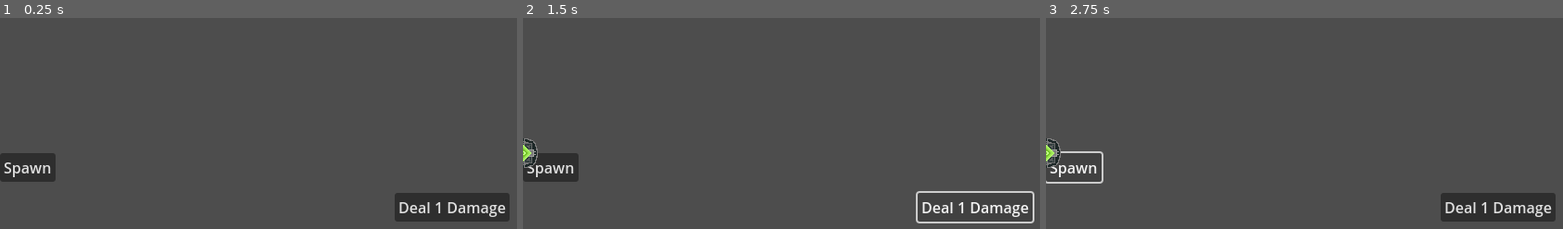
Above: before the commit, frames 1-3 (left to right).
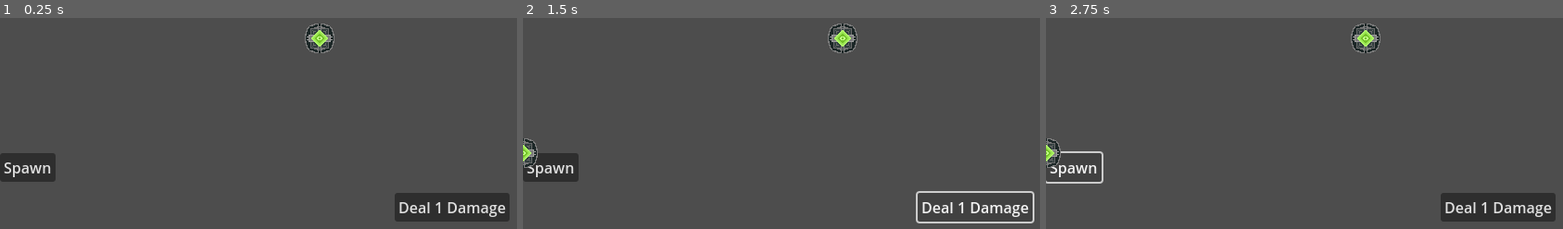
Above: after the commit, the same moments.

Repository: ourin00/DuosTomasinos-Game
Game: Godot game, scene res://Scenes/First_Level.tscn
Same seed, same stepped clock (60 frames per second), same inputs: the game is played once before the commit and once after it.
Inputs:
- Up to frame 1 (0.25 s): no input
- Up to frame 2 (1.5 s): click "Spawn" at 0.5 s; click "Deal 1 Damage" at 1.25 s
- Up to frame 3 (2.75 s): click "Spawn" at 2 s

The runs differ from the first frame. In frame 1, 0.7% of the frame differs, in the area x 58-65%, y 2-17%; in frame 2, 0.7%; in frame 3, 0.7%.
Error in both runs: Invalid call. Nonexistent function 'take_damage' in base 'Nil'. (res://Scripts/hand.gd:13)

Commit message:
Expanding tower logic
added dragging

Diff:
--- a/towerdefensedt/Scenes/First_Level.tscn
+++ b/towerdefensedt/Scenes/First_Level.tscn
@@ -1,5 +1,6 @@
-[gd_scene load_steps=2 format=3 uid="uid://cbfsm1bcd6vmo"]
+[gd_scene load_steps=3 format=3 uid="uid://cbfsm1bcd6vmo"]
 
+[ext_resource type="PackedScene" uid="uid://dnx035wwj1hnn" path="res://Scenes/tower.tscn" id="2_jja7s"]
 [ext_resource type="Script" uid="uid://dlisxiu1svfrl" path="res://Scripts/hand.gd" id="3_vxpd3"]
 
 [node name="Main" type="Node2D"]
@@ -29,5 +30,8 @@
 
 [node name="Enemy" type="Node2D" parent="."]
 
+[node name="Tower" parent="." instance=ExtResource("2_jja7s")]
+position = Vector2(345, 136)
+
 [connection signal="pressed" from="CanvasLayer/Container/Button" to="CanvasLayer/Container" method="_on_button_pressed"]
 [connection signal="pressed" from="CanvasLayer/Button2" to="CanvasLayer/Container" method="_on_button_2_pressed"]
--- a/towerdefensedt/Scenes/tower.tscn
+++ b/towerdefensedt/Scenes/tower.tscn
@@ -1,8 +1,12 @@
-[gd_scene load_steps=6 format=3 uid="uid://dnx035wwj1hnn"]
+[gd_scene load_steps=10 format=3 uid="uid://dnx035wwj1hnn"]
 
 [ext_resource type="Script" uid="uid://bxpvc0s5snbqo" path="res://Scripts/tower.gd" id="1_mh5eo"]
 [ext_resource type="Texture2D" uid="uid://264fy11vch40" path="res://Art/Crystal_turret.png" id="2_mh5eo"]
-[ext_resource type="Resource" uid="uid://b6hxhsrcnv67t" path="res://Tower_Stats.tres" id="2_tghyl"]
+[ext_resource type="Script" uid="uid://b8o7jtspj3i1t" path="res://Scripts/States/tower_state_machine.gd" id="4_ou3m2"]
+[ext_resource type="Script" uid="uid://cop7vhlma6th0" path="res://Scripts/States/clicked.gd" id="5_81kva"]
+[ext_resource type="Script" uid="uid://lhrsyi3ufrfm" path="res://Scripts/States/idle.gd" id="5_mxwle"]
+[ext_resource type="Script" uid="uid://dws3n3o17cfop" path="res://Scripts/States/dragging.gd" id="6_mxwle"]
+[ext_resource type="Script" uid="uid://imq1x3uwwgv2" path="res://Scripts/States/released.gd" id="7_oh166"]
 
 [sub_resource type="RectangleShape2D" id="RectangleShape2D_y1ijq"]
 size = Vector2(32, 32)
@@ -12,7 +16,6 @@
 
 [node name="Tower" type="Node2D"]
 script = ExtResource("1_mh5eo")
-tower = ExtResource("2_tghyl")
 
 [node name="Sprite2D" type="Sprite2D" parent="."]
 texture = ExtResource("2_mh5eo")
@@ -26,3 +29,26 @@
 
 [node name="CollisionShape2D" type="CollisionShape2D" parent="CheckForEnemies"]
 shape = SubResource("CircleShape2D_tghyl")
+
+[node name="State_machine" type="Node" parent="." node_paths=PackedStringArray("starting_state")]
+script = ExtResource("4_ou3m2")
+starting_state = NodePath("Idle")
+
+[node name="Idle" type="Node" parent="State_machine" node_paths=PackedStringArray("clicked_state")]
+script = ExtResource("5_mxwle")
+clicked_state = NodePath("../Clicked")
+
+[node name="Clicked" type="Node" parent="State_machine" node_paths=PackedStringArray("released_state", "drag_state")]
+script = ExtResource("5_81kva")
+released_state = NodePath("../Released")
+drag_state = NodePath("../Dragging")
+
+[node name="Dragging" type="Node" parent="State_machine" node_paths=PackedStringArray("released_state")]
+script = ExtResource("6_mxwle")
+released_state = NodePath("../Released")
+
+[node name="Released" type="Node" parent="State_machine"]
+script = ExtResource("7_oh166")
+
+[connection signal="mouse_entered" from="HP" to="State_machine" method="on_mouse_entered"]
+[connection signal="mouse_exited" from="HP" to="State_machine" method="on_mouse_exited"]
--- /dev/null
+++ b/towerdefensedt/Scripts/States/clicked.gd
@@ -0,0 +1,25 @@
+#clicked
+extends TowerState
+
+@export var released_state: TowerState
+@export var drag_state: TowerState
+
+var parent_position:Vector2
+var mouse_position:Vector2
+var offset:Vector2
+#when this method is first called set the offset
+func enter() -> void:
+	mouse_position = get_viewport().get_mouse_position()
+	parent_position = parent.global_position
+	offset= parent_position - mouse_position
+	print("in clicked script")
+func on_input(_event: InputEvent)-> TowerState:
+	if Input.is_action_just_released("left_click"):
+		return released_state
+	return null
+
+func process_frame(_delta: float)-> TowerState:
+	mouse_position = get_viewport().get_mouse_position()
+	if mouse_position != parent_position-offset:
+		return drag_state
+	return null
--- /dev/null
+++ b/towerdefensedt/Scripts/States/dragging.gd
@@ -0,0 +1,24 @@
+#dragging
+extends TowerState
+
+@export var released_state: TowerState
+
+var current_position
+var mouse_position
+var mouse_entered:bool = false
+
+var offset:Vector2
+#when this method is first called set the offset
+func enter() -> void:
+	offset = get_viewport().get_mouse_position() - parent.global_position
+	print("in dragging script")
+
+func on_input(_event:InputEvent)->TowerState:
+	if Input.is_action_just_released("left_click"):
+		print("relased")
+		return released_state
+	return null
+
+func process_frame(_delta: float)-> TowerState:
+	parent.global_position = get_viewport().get_mouse_position() - offset
+	return null
--- /dev/null
+++ b/towerdefensedt/Scripts/States/idle.gd
@@ -0,0 +1,24 @@
+#idle
+extends TowerState
+
+@export var clicked_state:TowerState
+var mouse_entered:bool = false
+
+
+#if left click + mouse on tower go to clicked state
+func on_input(_event: InputEvent)->TowerState:
+	if Input.is_action_just_pressed("left_click") && mouse_entered:
+		print("left click")
+		return clicked_state
+	return null
+
+func on_mouse_entered() -> TowerState:
+	parent.scale=(Vector2(1.15,1.15))
+	mouse_entered=true
+	return null
+
+
+func on_mouse_exited() -> TowerState:
+	parent.scale=(Vector2(1.00,1.00))
+	mouse_entered=false
+	return null
--- /dev/null
+++ b/towerdefensedt/Scripts/States/released.gd
@@ -0,0 +1,5 @@
+#released
+extends TowerState
+
+@export var idle_state: TowerState
+@export var play_state: TowerState
--- /dev/null
+++ b/towerdefensedt/Scripts/States/tower_state.gd
@@ -0,0 +1,26 @@
+class_name TowerState
+extends Node
+
+var parent:Tower
+
+func enter() -> void:
+	pass
+
+func exit() -> void:
+	pass
+
+func on_input(_event: InputEvent)-> TowerState:
+	return null
+
+
+func on_gui_input(_event: InputEvent)-> TowerState:
+	return null
+
+func on_mouse_entered()-> TowerState:
+	return null
+
+func on_mouse_exited()->TowerState:
+	return null
+
+func process_frame(_delta: float) -> TowerState:
+	return null
--- /dev/null
+++ b/towerdefensedt/Scripts/States/tower_state_machine.gd
@@ -0,0 +1,43 @@
+class_name TowerStateMachine
+extends Node
+
+@export var starting_state: TowerState
+
+var current_state: TowerState
+
+func init(parent: Tower)->void:
+	for child in get_children():
+		child.parent = parent
+
+	change_state(starting_state)
+
+func change_state(new_state: TowerState)->void:
+	if current_state:
+		current_state.exit
+	current_state = new_state
+	current_state.enter()
+
+func on_input(_event: InputEvent)-> void:
+	var new_state = current_state.on_input(_event)
+	if new_state:
+		change_state(new_state)
+
+func on_gui_input(_event: InputEvent)-> void:
+	var new_state = current_state.on_gui_input(_event)
+	if new_state:
+		change_state(new_state)
+
+func on_mouse_entered()-> void:
+	var new_state = current_state.on_mouse_entered()
+	if new_state:
+		change_state(new_state)
+
+func on_mouse_exited()->void:
+	var new_state = current_state.on_mouse_exited()
+	if new_state:
+		change_state(new_state)
+
+func process_frame(delta: float) ->void:
+	var new_state = current_state.process_frame(delta)
+	if new_state:
+		change_state(new_state)
--- a/towerdefensedt/Scripts/hand.gd
+++ b/towerdefensedt/Scripts/hand.gd
@@ -2,12 +2,12 @@
 extends Container
 
 @onready var TOWER = preload("res://Scenes/tower.tscn")
-var tower
+var tower_instance
 #spawns tower
 func _on_button_pressed() -> void:
-	var tower = TOWER.instantiate()
-	add_child(tower)
+	var tower_instance = TOWER.instantiate()
+	add_child(tower_instance)
 
 #deals damage to tower
 func _on_button_2_pressed() -> void:
-	tower.take_damage(3)
+	tower_instance.take_damage(3)
--- a/towerdefensedt/Scripts/tower.gd
+++ b/towerdefensedt/Scripts/tower.gd
@@ -1,12 +1,18 @@
 class_name Tower
 extends Node2D
 
-@export var tower: TowerStats : set = set_tower_stats
-@onready var tower_state_machine: TowerState
+#@export var tower: TowerStats : set = set_tower_stats
+@onready var tower_state_machine= $State_machine
 
-func set_tower_stats(value:TowerStats) -> void:
-	tower = value.create_instance()
+#func set_tower_stats(value:TowerStats) -> void:
+#	tower = value.create_instance()
 
 
-func _on_mouse_entered()->void:
-	pass
+func _ready() -> void:
+	tower_state_machine.init(self)
+
+func _unhandled_input(event: InputEvent) -> void:
+	tower_state_machine.on_input(event)
+
+func _process(delta: float) -> void:
+	tower_state_machine.process_frame(delta)
--- a/towerdefensedt/Scripts/tower_state.gd
+++ /dev/null
@@ -1,27 +0,0 @@
-class_name TowerState
-extends Node
-
-enum State {BASE, CLICKED, DRAGGING, RELEASED}
-
-signal transition_request (from: TowerState, to: State)
-
-@export var state: State
-
-func enter() -> void:
-	pass
-
-func exit() -> void:
-	pass
-
-func on_input(_event: InputEvent)-> void:
-	pass
-
-
-func on_gui_input(_event: InputEvent)-> void:
-	pass
-
-func on_mouse_enetered()-> void:
-	pass
-
-func on_mouse_exited()->void:
-	pass
--- a/towerdefensedt/Scripts/tower_state_machine.gd
+++ /dev/null
@@ -1,2 +0,0 @@
-class_name TowerStateMachine
-extends Node
Not shown, added: towerdefensedt/Scripts/States/clicked.gd.uid
Not shown, added: towerdefensedt/Scripts/States/dragging.gd.uid
Not shown, added: towerdefensedt/Scripts/States/idle.gd.uid
Not shown, added: towerdefensedt/Scripts/States/released.gd.uid
Renamed: towerdefensedt/Scripts/tower_state.gd.uid -> towerdefensedt/Scripts/States/tower_state.gd.uid
Renamed: towerdefensedt/Scripts/tower_state_machine.gd.uid -> towerdefensedt/Scripts/States/tower_state_machine.gd.uid
